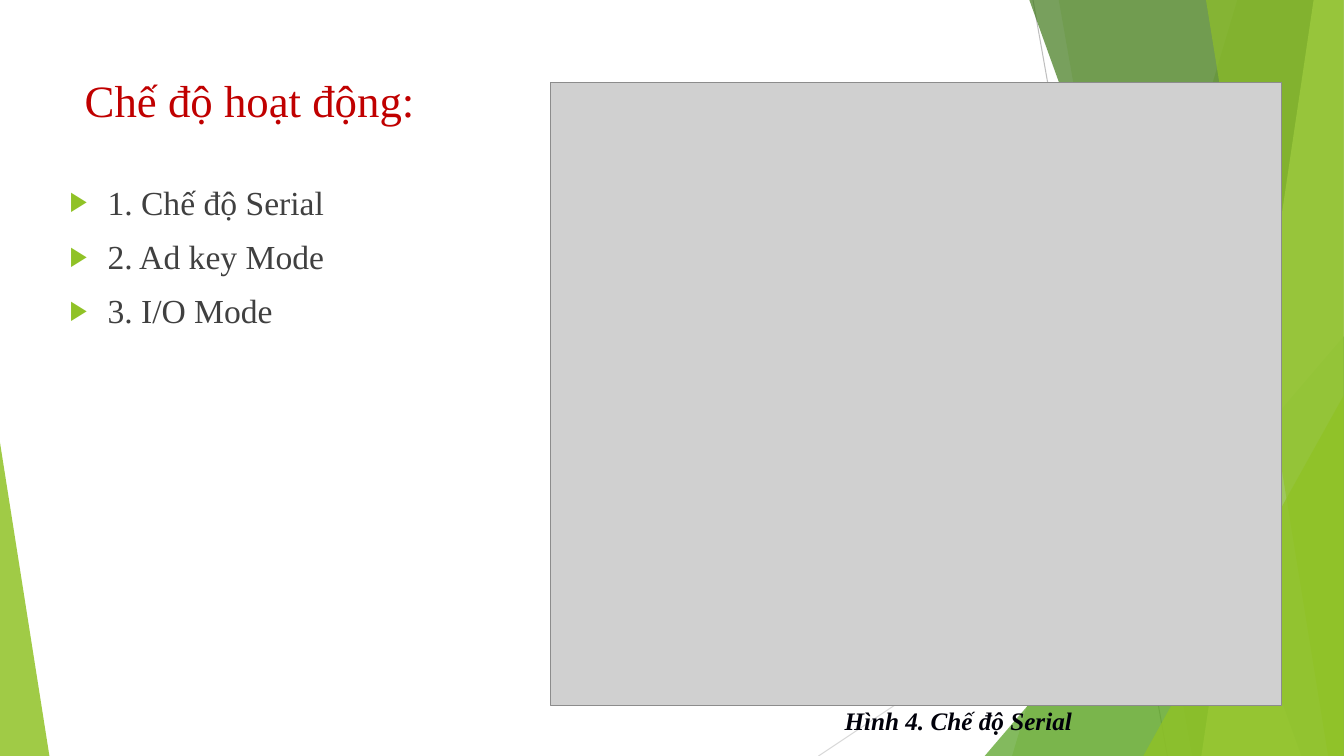
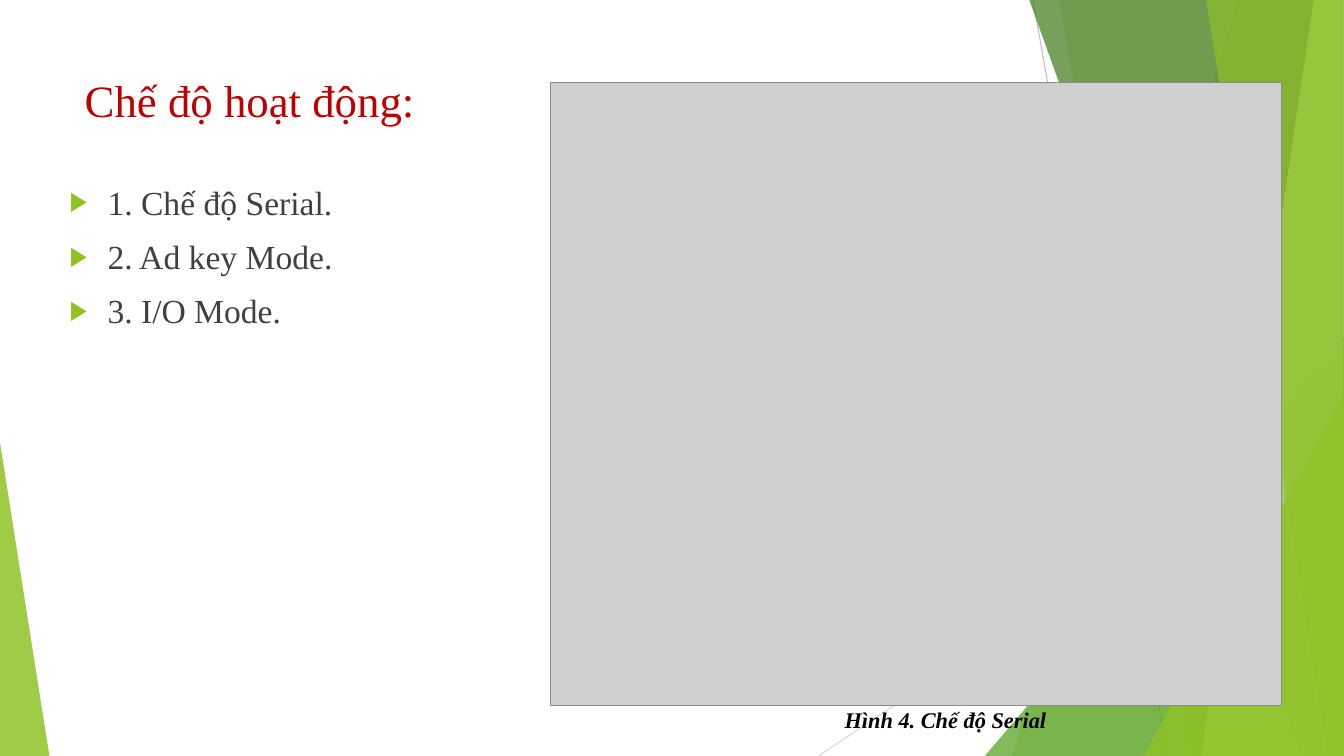
Before and after one commit to huynhlinh112/final, a slide deck: slide 10 of final.pptx (slide 8 before the commit). Drawn at 1344x756 pixels with LibreOffice and Linux fonts; fonts in the diff are those of the drawing; grey boxes stand for pictures. Boxes give left, top, right and bottom in pixels: in the first picture for what was removed or moved away, otherwise in the second. Text is boxed around its words. In the diff, an @@ line names an element or a change of style, - is before the commit and + after.

```diff
--- a/final.pptx
+++ b/final.pptx
@@ text at (108,190,333,324): text changed @@
-▶ 1. Chế độ Serial
-▶ 2. Ad key Mode
-▶ 3. I/O Mode
+▶ 1. Chế độ Serial.
+▶ 2. Ad key Mode.
+▶ 3. I/O Mode.
@@ text "Hình 4. Chế độ Serial" at (845,710,1047,733): size 18 to 16 pt @@
```
Also in this commit, not shown: 12 other slides changed, 4 slides added.
